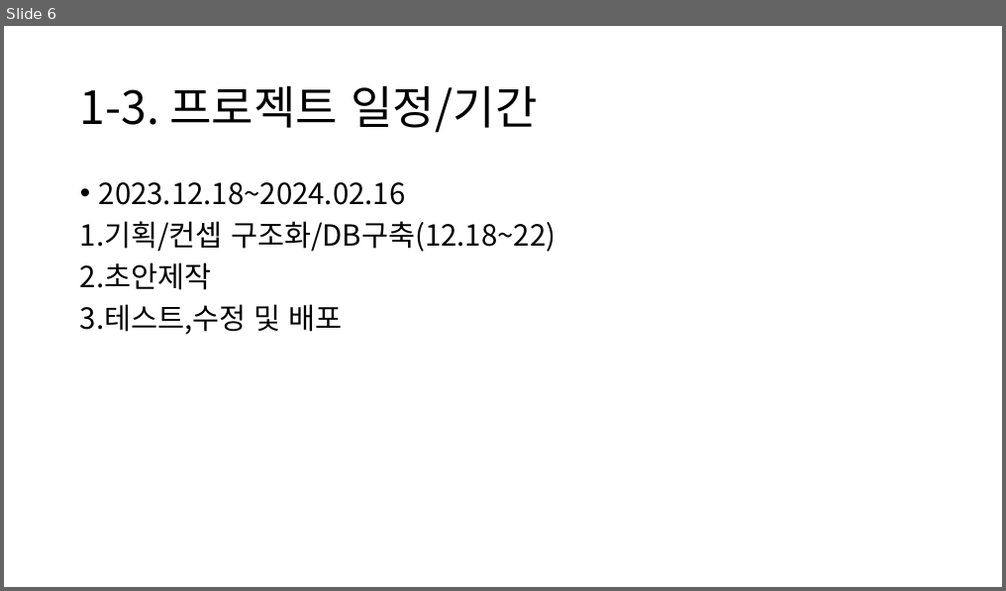
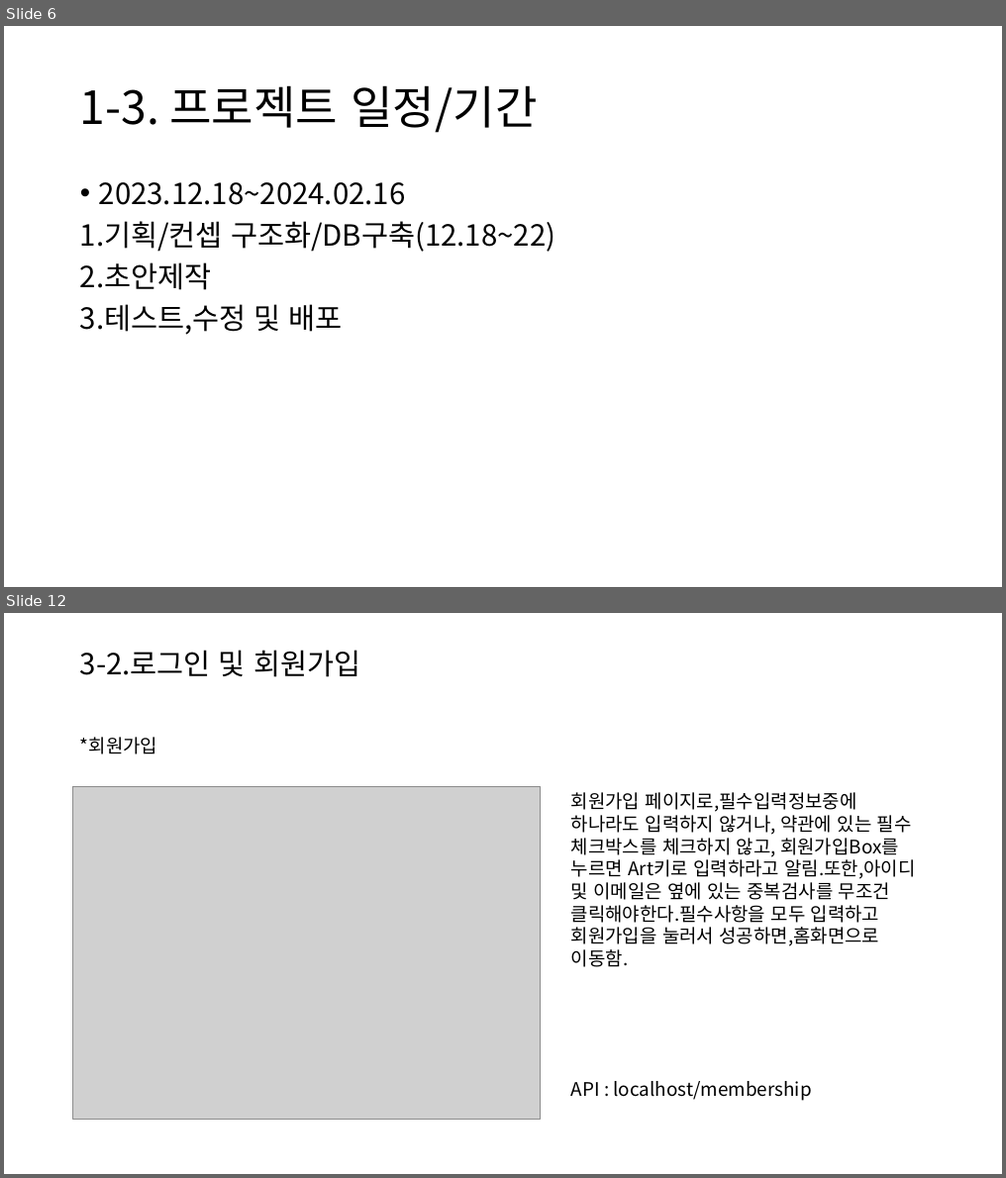
Before and after one commit to choigo1996/discord, a slide deck: 2차 프로젝트/2차 프로젝트.pptx. Shown one above the other, each under a label of ours: slide 6 before the commit, slides 6 and 12 after it; the slides between them are not shown. The pictures are 1006x591 and 1006x1178 pixels, drawn with LibreOffice and Linux fonts; fonts in the diff are those of the drawing; grey boxes stand for pictures. Boxes give left, top, right and bottom in pixels: in the first picture for what was removed or moved away, otherwise in the second. Text is boxed around its words. In the diff, an @@ line names an element or a change of style, - is before the commit and + after.

```diff
--- a/2차 프로젝트/2차 프로젝트.pptx
+++ b/2차 프로젝트/2차 프로젝트.pptx
@@ slide 12 added at box(4, 613, 1002, 1174), background #FFFFFF @@
@@ title added at box(80, 650, 360, 677), 28 pt, text #000000 @@
+3-2.로그인 및 회원가입
@@ text added at box(80, 737, 157, 755), 18 pt, text #000000 @@
+*회원가입
@@ picture added at box(73, 786, 541, 1119) @@
@@ text added at box(571, 792, 916, 967), 18 pt, text #000000 @@
+회원가입 페이지로,필수입력정보중에 하나라도 입력하지 않거나, 약관에 있는 필수 체크박스를 체크하지 않고, 회원가입Box를 누르면 Art키로 입력하라고 알림.또한,아이디 및 이메일은 옆에 있는 중복검사를 무조건 클릭해야한다.필수사항을 모두 입력하고 회원가입을 눌러서 성공하면,홈화면으로 이동함.
@@ text added at box(571, 1081, 812, 1101), 18 pt, text #000000 @@
+API : localhost/membership
```
Also in this commit, not shown: 2 slides changed, 13 other slides added, 6 slides removed.
